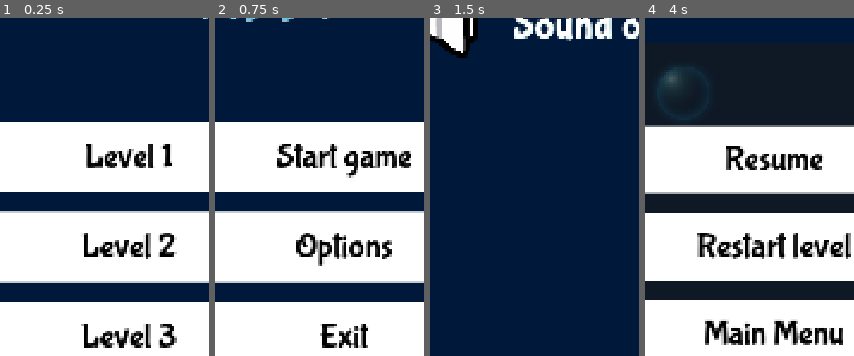
Above: before the commit, frames 1-4 (left to right).
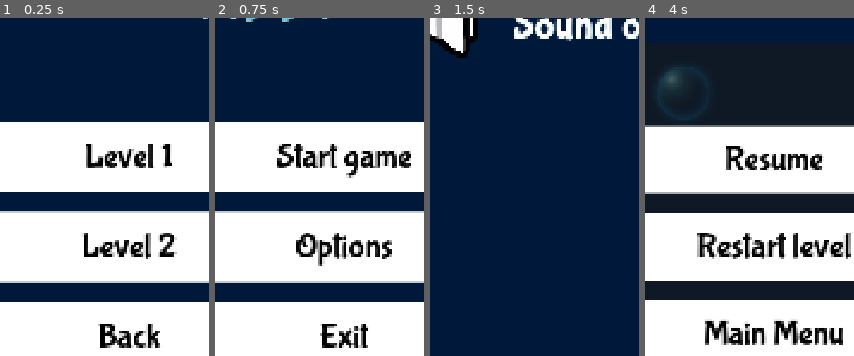
Above: after the commit, the same moments.

Repository: HybridAU/bubble-pop
Game: Godot game, scene res://menus/level_picker.tscn
The game is run twice, just before and just after one commit, with the same random seed, the same clock (stepped at 60 frames per second) and the same inputs. This scene is started directly instead of the project's main scene.
Inputs (mouse positions are % of the whole screen's width and height, from its top left):
- Up to frame 1 (0.25 s): no input
- Up to frame 2 (0.75 s): click "Level 3" (after the commit: "Back") at 0.5 s
- Up to frame 3 (1.5 s): click "Options" at 1.25 s
- Up to frame 4 (4 s): click "Back" at 2 s; click "Start game" at 2.75 s; click (12, 4) at 3.5 s
The pictures show only the part of the screen within x 19-69%, y 19-69%; the shares and areas given below are measured in that part.

The runs differ from the first frame. In frame 1, 2.0% of the frame differs, in the area x 38-85%, y 90-98%; in frame 2, nothing differs; in frame 3, nothing differs; in frame 4, less than 0.1%.

Commit message:
Save global settings as JSON

Diff:
--- a/menus/level_picker.tscn
+++ b/menus/level_picker.tscn
@@ -108,7 +108,7 @@
 theme_override_styles/pressed = SubResource("StyleBoxFlat_k7su4")
 theme_override_styles/hover = SubResource("StyleBoxFlat_ukfjw")
 theme_override_styles/focus = SubResource("StyleBoxEmpty_nsa3j")
-text = "Level 3"
+text = "Back"
 
 [node name="Title" type="Label" parent="." unique_id=1747873042]
 layout_mode = 1
--- a/scripts/Global.gd
+++ b/scripts/Global.gd
@@ -1,4 +1,31 @@
 extends Node
+
+const save_path = "user://save_file.json"
 
 var mute := false
 var levels_unlocked := 0
+
+
+func save_settings():
+	var save_data: Dictionary = {
+		"mute": mute,
+		"levels_unlocked": levels_unlocked,
+	}
+	var json_string = JSON.stringify(save_data)
+
+	var save_file = FileAccess.open(save_path, FileAccess.WRITE)
+	save_file.store_line(json_string)
+	save_file.close()
+
+func load_settings():
+	if FileAccess.file_exists(save_path):
+		var save_file = FileAccess.open(save_path, FileAccess.READ)
+		var json_string = save_file.get_line()
+		save_file.close()
+
+		var save_data = JSON.parse_string(json_string)
+
+		if "mute" in save_data:
+			mute = save_data.mute
+		if "levels_unlocked" in save_data:
+			levels_unlocked = save_data.levels_unlocked
--- a/scripts/level_1.gd
+++ b/scripts/level_1.gd
@@ -24,4 +24,5 @@
 	label.text = "{score}/100".format({"score": score})
 	if score >= 100:
 		Global.levels_unlocked = 2
+		Global.save_settings()
 		get_tree().change_scene_to_file("res://levels/level_2.tscn")
--- a/scripts/main_menu.gd
+++ b/scripts/main_menu.gd
@@ -1,4 +1,10 @@
 extends Control
+
+
+func _ready() -> void:
+	# Load settings every time the main menu is loaded.
+	Global.load_settings()
+	AudioServer.set_bus_mute(AudioServer.get_bus_index("Master"), Global.mute)
 
 func _on_start_game_pressed() -> void:
 	if Global.levels_unlocked == 0:
--- a/scripts/options_menu.gd
+++ b/scripts/options_menu.gd
@@ -21,6 +21,10 @@
 	if AudioServer.is_bus_mute(master_bus):
 		toggle_sound_label.text = "Sound on"
 		AudioServer.set_bus_mute(master_bus, false)
+		Global.mute = false
+		Global.save_settings()
 	else:
 		toggle_sound_label.text = "Mute"
 		AudioServer.set_bus_mute(master_bus, true)
+		Global.mute = true
+		Global.save_settings()
